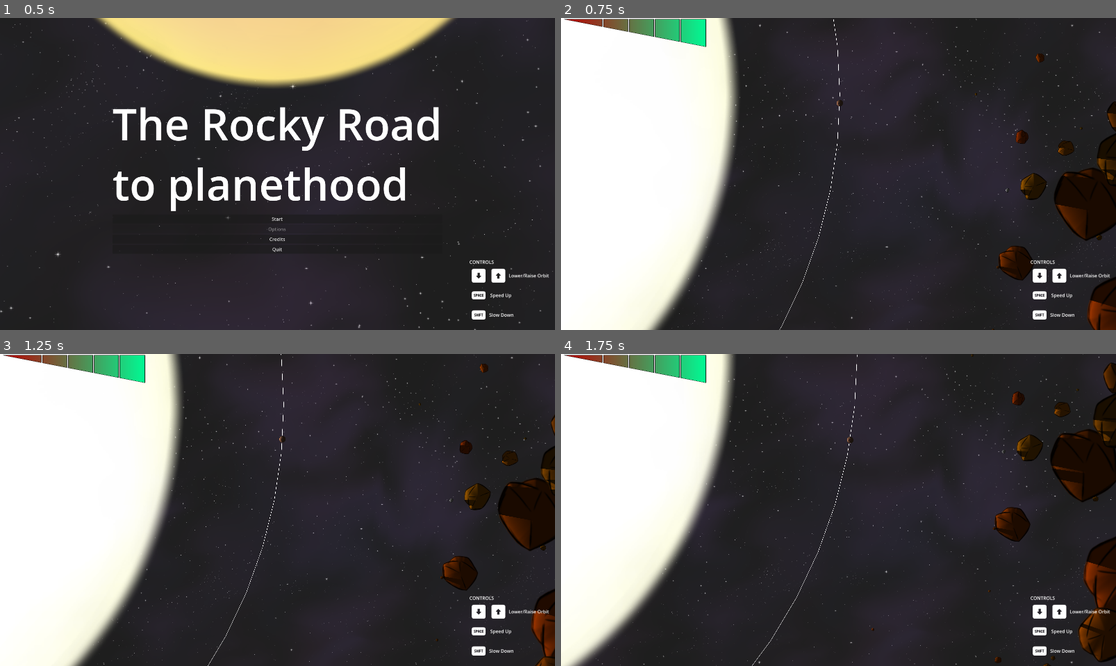
Above: before the commit, frames 1-4 (two rows, left to right).
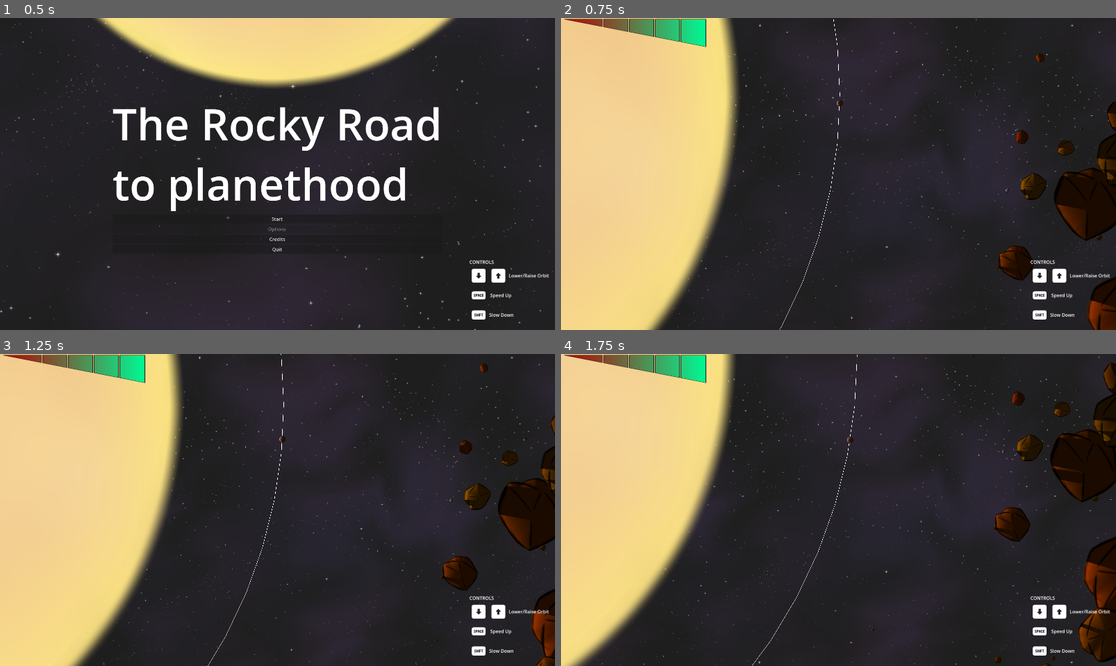
Above: after the commit, the same moments.

Repository: Aroweeri/gmtk2025
Game: Godot game, scene res://scenes/MainMenu.tscn
Same seed, same stepped clock (60 frames per second), same inputs: the game is played once before the commit and once after it.
Inputs:
- Up to frame 1 (0.5 s): no input
- Up to frame 2 (0.75 s): click "Start" at 0.5 s
- Up to frame 3 (1.25 s): no input
- Up to frame 4 (1.75 s): hold Up (ui_up) from 1.28 s (still down); hold Space (boost) from 1.28 s (still down)

Frame 1 is identical in both runs. In frame 2, 27% of the frame differs, in the area x 0-32%, y 0-100%; in frame 3, 26%; in frame 4, 21%.

Commit message:
Fix sun being too bright.

Diff:
--- a/scenes/Main.tscn
+++ b/scenes/Main.tscn
@@ -23,6 +23,9 @@
 [ext_resource type="AudioStream" uid="uid://b8cyplx7g0doa" path="res://assets/impactPlate_heavy_003.ogg" id="19_ma7h6"]
 [ext_resource type="AudioStream" uid="uid://dt8q8a67oh43j" path="res://assets/impactPlate_heavy_004.ogg" id="20_e2s0e"]
 
+[sub_resource type="CanvasItemMaterial" id="CanvasItemMaterial_ebg2g"]
+light_mode = 1
+
 [sub_resource type="CanvasTexture" id="CanvasTexture_qmy6f"]
 diffuse_texture = ExtResource("5_wp0k4")
 normal_texture = ExtResource("6_bjd11")
@@ -79,6 +82,7 @@
 script = ExtResource("1_rarhs")
 
 [node name="Sun" type="Sprite2D" parent="."]
+material = SubResource("CanvasItemMaterial_ebg2g")
 scale = Vector2(8, 8)
 texture = ExtResource("2_nxtc6")
 
Not shown: 1 places in scenes/Main.tscn that only renumber resources
